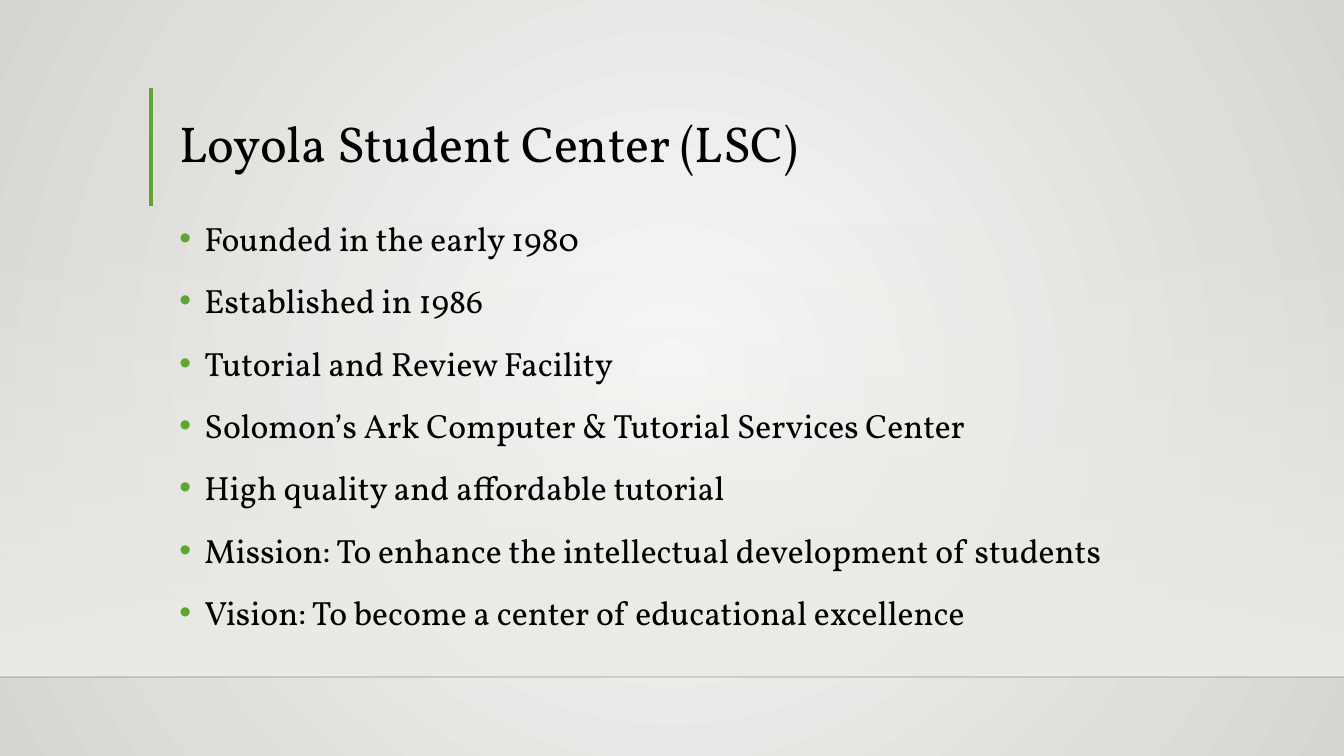
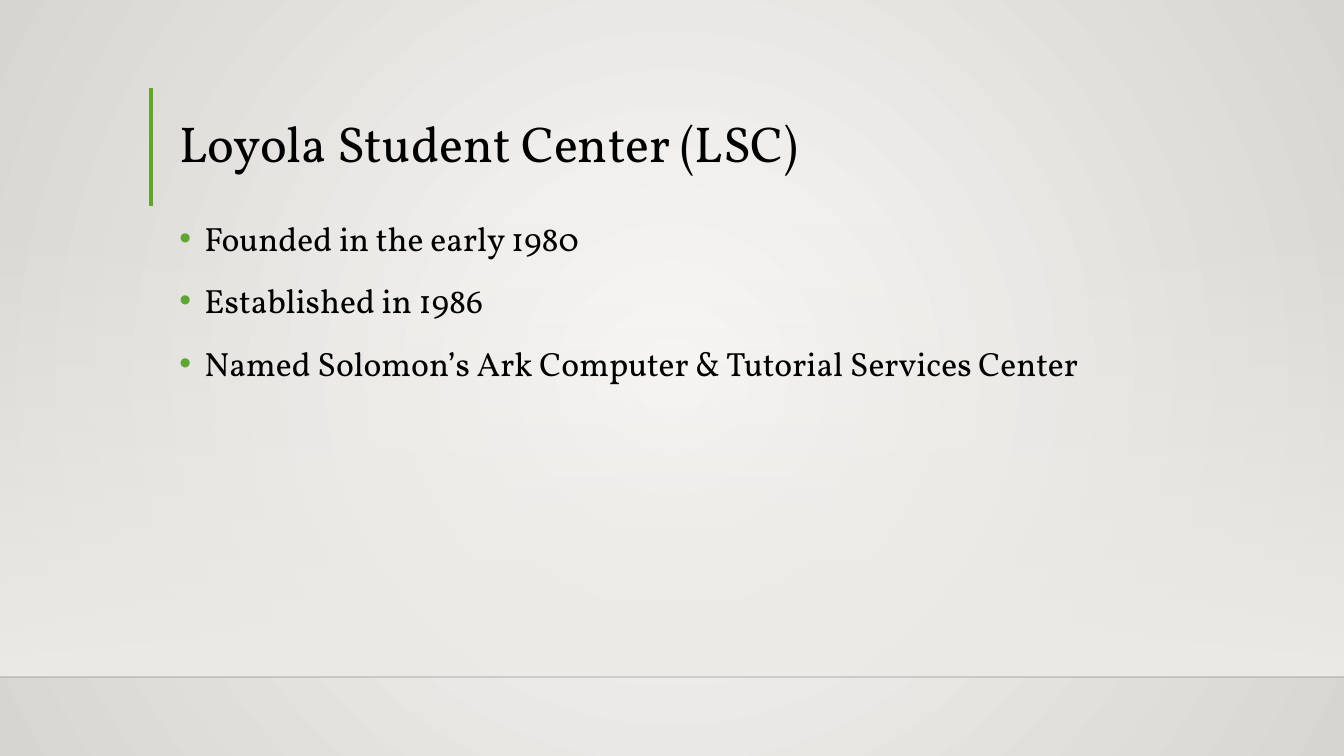
Before and after one commit to seans888/Project---LSC-2, a slide deck: slide 2 of Documentation/MCSPROJ/LSC-LMS PPT.pptx. Drawn at 1344x756 pixels with LibreOffice and Linux fonts; fonts in the diff are those of the drawing; background and template pictures are left out. Boxes give left, top, right and bottom in pixels: in the first picture for what was removed or moved away, otherwise in the second. Text is boxed around its words. In the diff, an @@ line names an element or a change of style, - is before the commit and + after.

Commit message:
updated final ppt

```diff
--- a/Documentation/MCSPROJ/LSC-LMS PPT.pptx
+++ b/Documentation/MCSPROJ/LSC-LMS PPT.pptx
@@ text at <box>204,352,1077,385</box>: text changed @@
-• Tutorial and Review Facility
-• Solomon’s Ark Computer & Tutorial Services Center
-• High quality and affordable tutorial
-• Mission: To enhance the intellectual development of students
-• Vision: To become a center of educational excellence
+• Named Solomon’s Ark Computer & Tutorial Services Center
```
Also in this commit, not shown: 6 other slides changed, 1 slide added.
